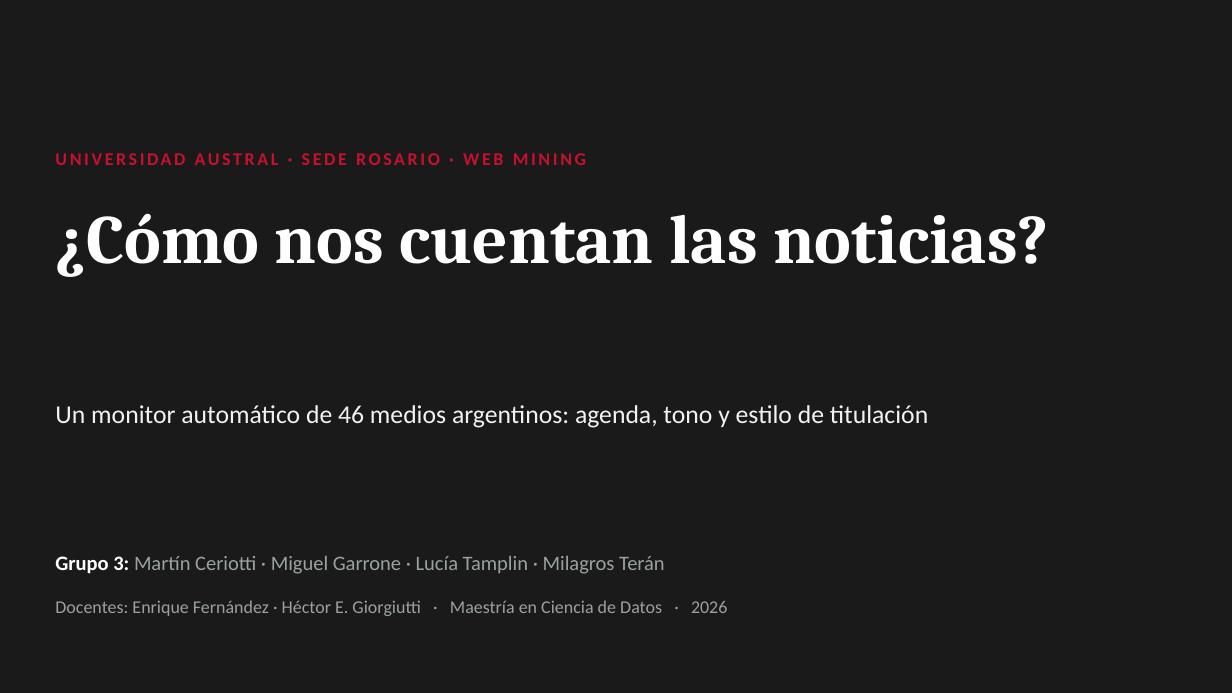
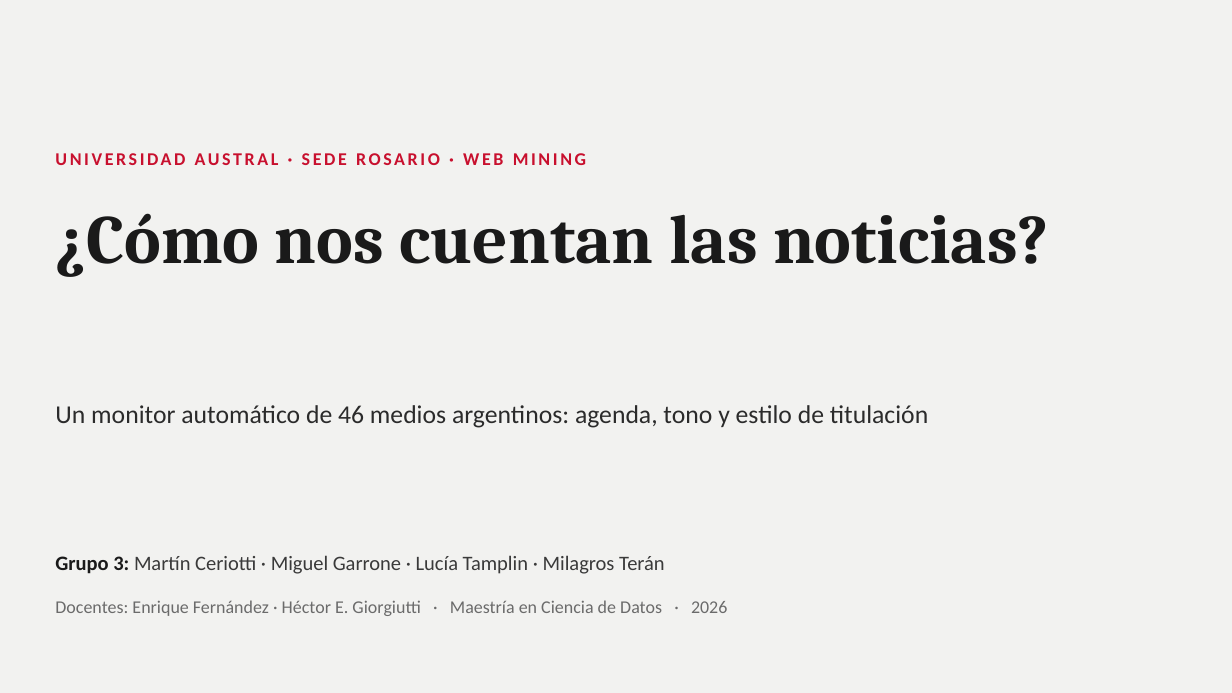
Before and after one commit to miguegarrone-blip/Web-Mining, a slide deck: slide 1 of docs/presentacion-tp.pptx. Drawn at 1232x693 pixels with LibreOffice and Linux fonts; fonts in the diff are those of the drawing. Boxes give left, top, right and bottom in pixels: in the first picture for what was removed or moved away, otherwise in the second. Text is boxed around its words. In the diff, an @@ line names an element or a change of style, - is before the commit and + after.

```diff
--- a/docs/presentacion-tp.pptx
+++ b/docs/presentacion-tp.pptx
@@ background #1A1A1A to #F2F2F0 @@
@@ title "¿Cómo nos cuentan las noticias?" at (x1=55, y1=213, x2=1049, y2=277): text colour #FFFFFF to #1A1A1A @@
@@ text "Un monitor automático de 46 ..." at (x1=55, y1=405, x2=928, y2=428): text colour #F2F2F0 to #2B2B2B @@
@@ text "Grupo 3: Martín Ceriotti · ..." at (x1=55, y1=555, x2=665, y2=574): text colour #FFFFFF to #1A1A1A in "Grupo 3:"; text colour #9AA29C to #3A3A3A in "Martín Ceriotti · Miguel Garrone · Lucía ..." @@
@@ text "Docentes: Enrique Fernández · Héctor ..." at (x1=55, y1=600, x2=727, y2=616): text colour #9AA29C to #6B6B6B @@
```
Also in this commit, not shown: 5 other slides changed, 2 slides removed, 3 other files.
